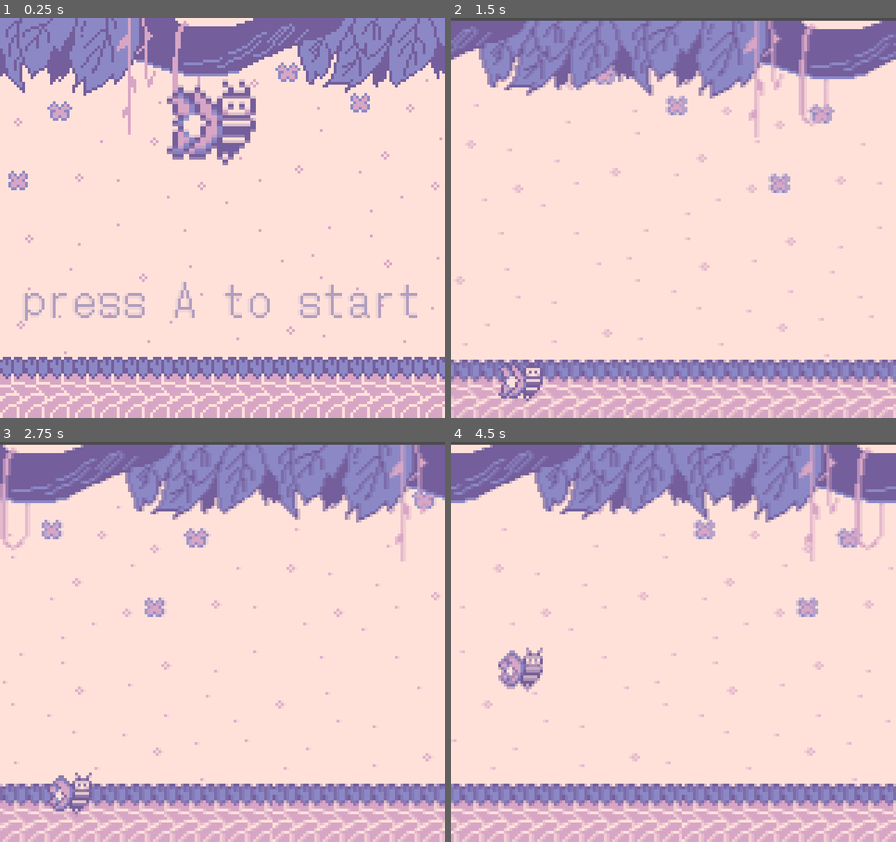
Above: before the commit, frames 1-4 (two rows, left to right).
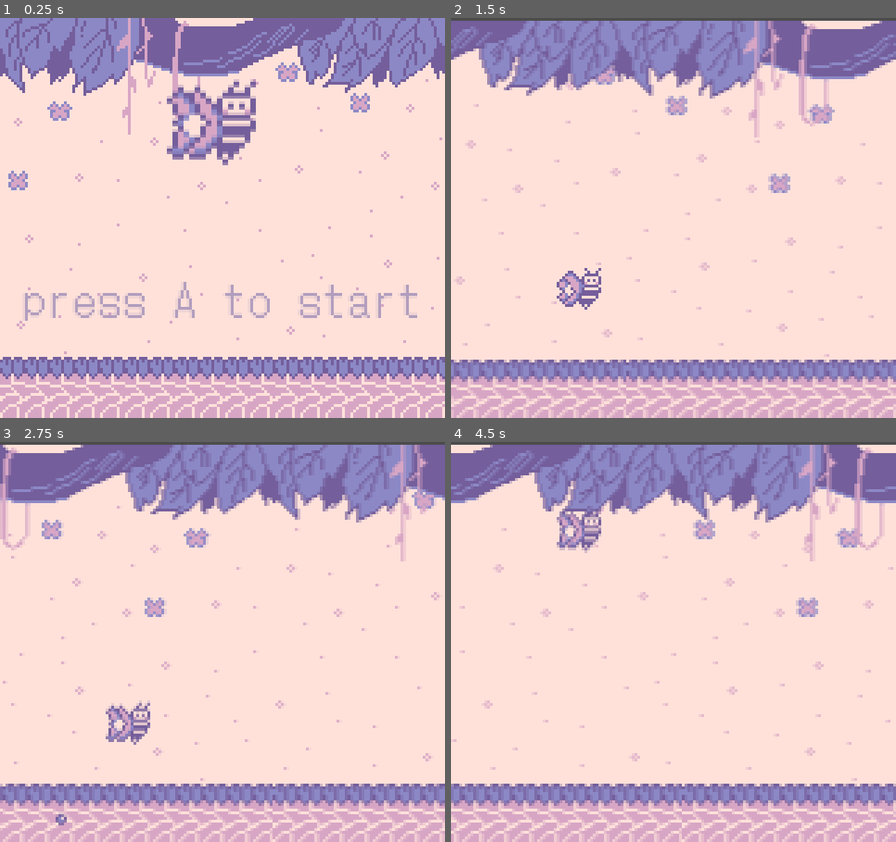
Above: after the commit, the same moments.

Repository: AirTechWick/bee-gbjam
Game: Godot game, scene res://Scenes/MainMenu.tscn
Two runs of this game, one before a commit and one after it. Both use one fixed random seed, a clock stepped at 60 frames per second and the inputs below.
Inputs:
- Up to frame 1 (0.25 s): no input
- Up to frame 2 (1.5 s): tap A (Boost) at 0.5, 1.35 s; hold A (Boost) 0.53-1.28 s
- Up to frame 3 (2.75 s): hold A (Boost) from 2.03 s (still down)
- Up to frame 4 (4.5 s): release A (Boost) at 2.78 s; tap A (Boost) at 2.85, 4.35 s; hold A (Boost) 3.53-4.28 s

The runs differ from the first frame. In frame 1, 0.1% of the frame differs, in the area x 50-58%, y 15-18%; in frame 2, 1.2%; in frame 3, 1.4%; in frame 4, 1.5%, in the area x 10-34%, y 16-63%.

Commit message:
added working seed fall

Diff:
--- a/Scenes/MainGame.tscn
+++ b/Scenes/MainGame.tscn
@@ -5,13 +5,12 @@
 [ext_resource path="res://Assets/Sounds/gb-jam-song1.mp3" type="AudioStream" id=3]
 
 [node name="MainGame" type="Node2D"]
+position = Vector2( 16, 1 )
+
+[node name="Player" parent="." instance=ExtResource( 2 )]
+position = Vector2( 30, 32 )
 
 [node name="ScrollingBackground" parent="." instance=ExtResource( 1 )]
-
-[node name="Player" parent="." instance=ExtResource( 2 )]
-position = Vector2( 25, 21 )
-velocity_max = -3
-velocity_min = 3.0
 
 [node name="AudioStreamPlayer" type="AudioStreamPlayer" parent="."]
 stream = ExtResource( 3 )
--- a/Scenes/MainMenu.tscn
+++ b/Scenes/MainMenu.tscn
@@ -121,7 +121,7 @@
 [node name="AnimatedSprite" type="AnimatedSprite" parent="Sprite"]
 position = Vector2( 16, -16 )
 frames = SubResource( 1 )
-frame = 1
+frame = 3
 playing = true
 
 [node name="Label" type="Label" parent="."]
--- a/Scenes/Player.tscn
+++ b/Scenes/Player.tscn
@@ -1,9 +1,10 @@
-[gd_scene load_steps=9 format=2]
+[gd_scene load_steps=10 format=2]
 
 [ext_resource path="res://Assets/GB jam/Bee-Sprite-Sheet.png" type="Texture" id=1]
 [ext_resource path="res://Scenes/PlayerScript.gd" type="Script" id=2]
+[ext_resource path="res://Scenes/Seed.tscn" type="PackedScene" id=3]
 
-[sub_resource type="AtlasTexture" id=3]
+[sub_resource type="AtlasTexture" id=7]
 flags = 4
 atlas = ExtResource( 1 )
 region = Rect2( 0, 0, 32, 32 )
@@ -23,25 +24,29 @@
 atlas = ExtResource( 1 )
 region = Rect2( 96, 0, 32, 32 )
 
-[sub_resource type="SpriteFrames" id=1]
+[sub_resource type="SpriteFrames" id=8]
 animations = [ {
-"frames": [ SubResource( 3 ), SubResource( 4 ), SubResource( 5 ), SubResource( 6 ) ],
+"frames": [ SubResource( 7 ), SubResource( 4 ), SubResource( 5 ), SubResource( 6 ) ],
 "loop": true,
 "name": "default",
 "speed": 5.0
 } ]
 
-[sub_resource type="RectangleShape2D" id=2]
+[sub_resource type="RectangleShape2D" id=9]
 extents = Vector2( 8, 8 )
 
 [node name="Player" type="KinematicBody2D"]
-position = Vector2( 72, 10 )
+position = Vector2( 82, 13 )
 script = ExtResource( 2 )
 
+[node name="Seed" parent="." instance=ExtResource( 3 )]
+
 [node name="AnimatedSprite" type="AnimatedSprite" parent="."]
-frames = SubResource( 1 )
-frame = 2
+frames = SubResource( 8 )
+frame = 1
 playing = true
 
 [node name="CollisionShape2D" type="CollisionShape2D" parent="."]
-shape = SubResource( 2 )
+shape = SubResource( 9 )
+
+[editable path="Seed"]
--- /dev/null
+++ b/Scenes/Seed.tscn
@@ -0,0 +1,124 @@
+[gd_scene load_steps=5 format=2]
+
+[ext_resource path="res://Assets/GB jam/seeds-Sheet.png" type="Texture" id=1]
+
+[sub_resource type="RectangleShape2D" id=1]
+extents = Vector2( 3, 3 )
+
+[sub_resource type="Animation" id=2]
+resource_name = "Fall"
+loop = true
+tracks/0/type = "value"
+tracks/0/path = NodePath("Sprite:frame")
+tracks/0/interp = 1
+tracks/0/loop_wrap = true
+tracks/0/imported = false
+tracks/0/enabled = true
+tracks/0/keys = {
+"times": PoolRealArray( 0, 0.1, 0.2, 0.3, 0.4, 0.5, 0.6, 0.7, 0.8, 0.9 ),
+"transitions": PoolRealArray( 1, 1, 1, 1, 1, 1, 1, 1, 1, 1 ),
+"update": 1,
+"values": [ 0, 1, 2, 3, 4, 4, 4, 4, 4, 4 ]
+}
+tracks/1/type = "value"
+tracks/1/path = NodePath("CollisionShape2D:position")
+tracks/1/interp = 1
+tracks/1/loop_wrap = true
+tracks/1/imported = false
+tracks/1/enabled = true
+tracks/1/keys = {
+"times": PoolRealArray( 0, 0.1, 0.2, 0.3, 0.4, 0.5, 0.6, 0.7, 0.8, 0.9 ),
+"transitions": PoolRealArray( 1, 1, 1, 1, 1, 1, 1, 1, 1, 1 ),
+"update": 1,
+"values": [ Vector2( 0, 0 ), Vector2( -9, 19 ), Vector2( -12, 29 ), Vector2( -13, 37 ), Vector2( -14, 46 ), Vector2( -14, 63 ), Vector2( -14, 83 ), Vector2( -14, 103 ), Vector2( -14, 123 ), Vector2( -14, 143 ) ]
+}
+tracks/2/type = "value"
+tracks/2/path = NodePath(".:position")
+tracks/2/interp = 1
+tracks/2/loop_wrap = true
+tracks/2/imported = false
+tracks/2/enabled = true
+tracks/2/keys = {
+"times": PoolRealArray( 0 ),
+"transitions": PoolRealArray( 1 ),
+"update": 0,
+"values": [ Vector2( -12, 4 ) ]
+}
+tracks/3/type = "value"
+tracks/3/path = NodePath("Sprite:position")
+tracks/3/interp = 1
+tracks/3/loop_wrap = true
+tracks/3/imported = false
+tracks/3/enabled = true
+tracks/3/keys = {
+"times": PoolRealArray( 0, 0.5, 0.6, 0.7, 0.8, 0.9 ),
+"transitions": PoolRealArray( 1, 1, 1, 1, 1, 1 ),
+"update": 1,
+"values": [ Vector2( 17, 23 ), Vector2( 17, 40 ), Vector2( 17, 60 ), Vector2( 17, 80 ), Vector2( 17, 100 ), Vector2( 17, 120 ) ]
+}
+
+[sub_resource type="Animation" id=3]
+length = 0.001
+tracks/0/type = "value"
+tracks/0/path = NodePath("Sprite:frame")
+tracks/0/interp = 1
+tracks/0/loop_wrap = true
+tracks/0/imported = false
+tracks/0/enabled = true
+tracks/0/keys = {
+"times": PoolRealArray( 0 ),
+"transitions": PoolRealArray( 1 ),
+"update": 0,
+"values": [ 0 ]
+}
+tracks/1/type = "value"
+tracks/1/path = NodePath(".:position")
+tracks/1/interp = 1
+tracks/1/loop_wrap = true
+tracks/1/imported = false
+tracks/1/enabled = true
+tracks/1/keys = {
+"times": PoolRealArray( 0 ),
+"transitions": PoolRealArray( 1 ),
+"update": 0,
+"values": [ Vector2( 0, 0 ) ]
+}
+tracks/2/type = "value"
+tracks/2/path = NodePath("CollisionShape2D:position")
+tracks/2/interp = 1
+tracks/2/loop_wrap = true
+tracks/2/imported = false
+tracks/2/enabled = true
+tracks/2/keys = {
+"times": PoolRealArray( 0 ),
+"transitions": PoolRealArray( 1 ),
+"update": 0,
+"values": [ Vector2( 0, 0 ) ]
+}
+tracks/3/type = "value"
+tracks/3/path = NodePath("Sprite:position")
+tracks/3/interp = 1
+tracks/3/loop_wrap = true
+tracks/3/imported = false
+tracks/3/enabled = true
+tracks/3/keys = {
+"times": PoolRealArray( 0 ),
+"transitions": PoolRealArray( 1 ),
+"update": 0,
+"values": [ Vector2( 17, 23 ) ]
+}
+
+[node name="Seed" type="Area2D"]
+
+[node name="Sprite" type="Sprite" parent="."]
+position = Vector2( 17, 23 )
+texture = ExtResource( 1 )
+hframes = 5
+
+[node name="CollisionShape2D" type="CollisionShape2D" parent="."]
+shape = SubResource( 1 )
+
+[node name="AnimationPlayer" type="AnimationPlayer" parent="."]
+autoplay = "Fall"
+anims/Fall = SubResource( 2 )
+anims/RESET = SubResource( 3 )
